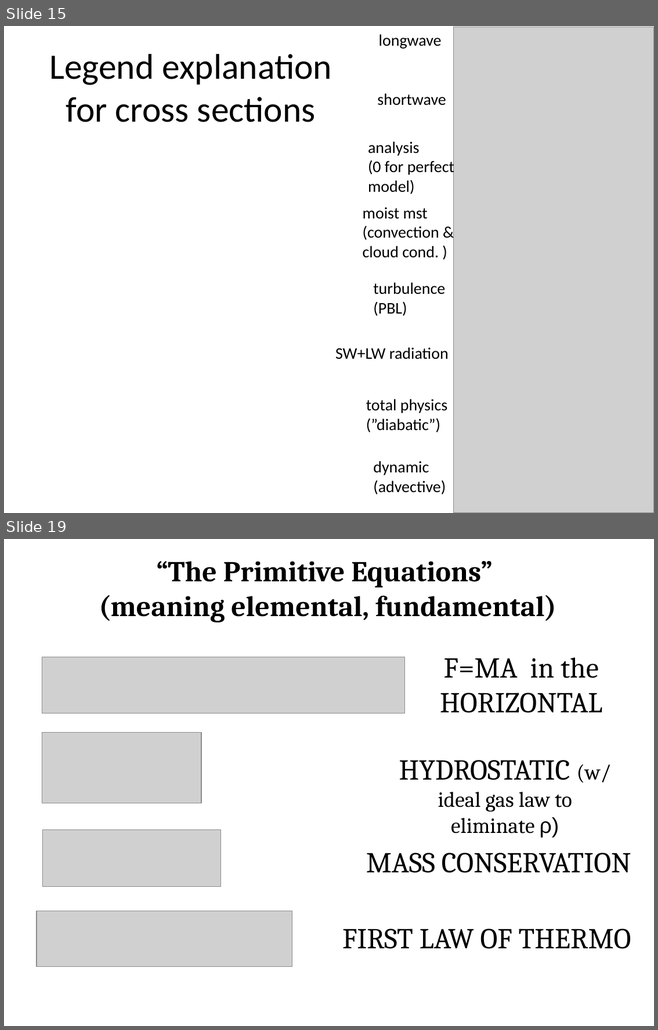
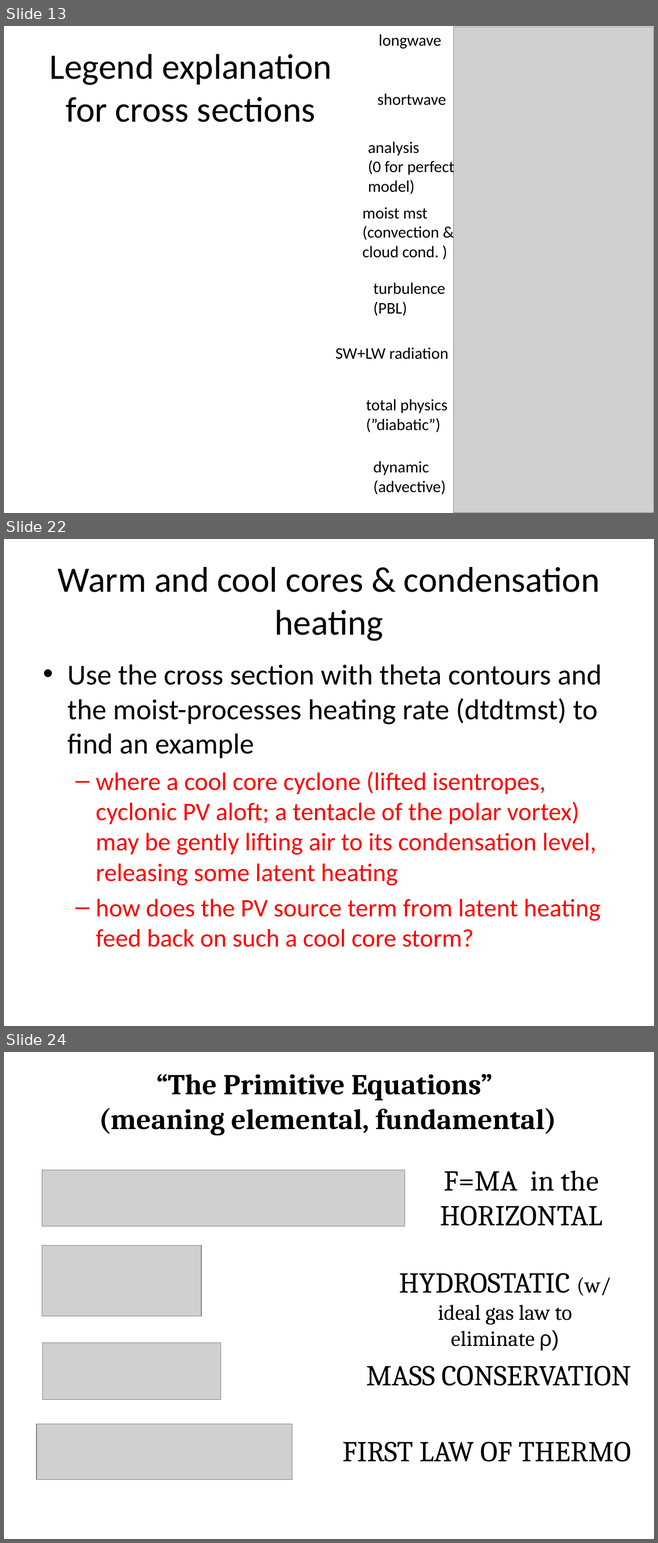
Before and after one commit to weiming9115/ATM651_IntroAtmDynamics, a slide deck: Unit2-WHch7/PV_budget_heatingrates_spinupconcept.pptx. Shown one above the other, each under a label of ours: slides 15 and 19 before the commit, slides 13, 22 and 24 after it; the slides between them are not shown. The pictures are 658x1030 and 658x1543 pixels, drawn with LibreOffice and Linux fonts; fonts in the diff are those of the drawing; grey boxes stand for pictures. Boxes give left, top, right and bottom in pixels: in the first picture for what was removed or moved away, otherwise in the second. Text is boxed around its words. In the diff, an @@ line names an element or a change of style, - is before the commit and + after.

```diff
--- a/Unit2-WHch7/PV_budget_heatingrates_spinupconcept.pptx
+++ b/Unit2-WHch7/PV_budget_heatingrates_spinupconcept.pptx
@@ slide 22 added at bbox=[4, 539, 654, 1026], background #FFFFFF @@
@@ title added at bbox=[58, 567, 600, 641], 39.6 pt, text #000000 @@
+Warm and cool cores & condensation heating
@@ text added at bbox=[67, 664, 601, 947], 28 pt, text #FF0000 @@
+• Use the cross section with theta contours and the moist-processes heating rate (dtdtmst) to find an example
+  – where a cool core cyclone (lifted isentropes, cyclonic PV aloft; a tentacle of the polar vortex) may be gently lifting air to its condensation level, releasing some latent heating
+  – how does the PV source term from latent heating feed back on such a cool core storm?
@@ what was slide 15 is now slide 13 @@
@@ what was slide 19 is now slide 24 @@
```
Also in this commit, not shown: 10 slides changed, 8 other slides added, 4 slides removed.
